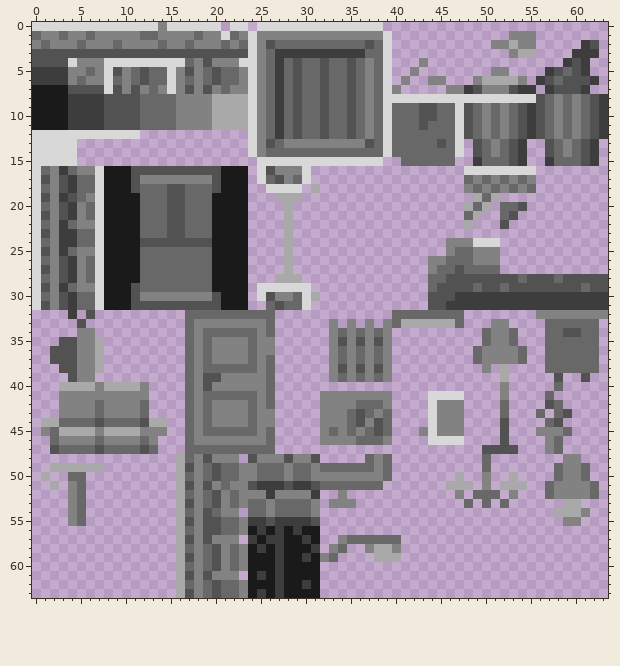
Two versions of one pixel-art file, resource/graphics/city_tileset.aseprite. That is the earlier state.
64x64 pixels, 1 frame.
After:
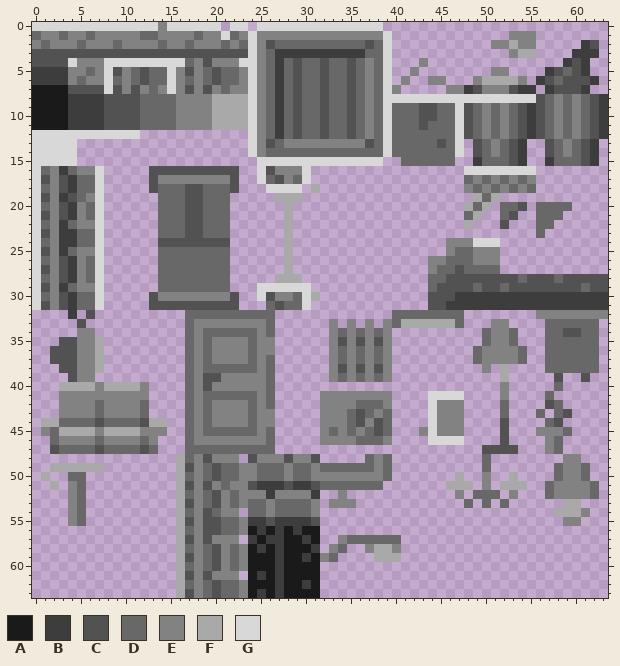
Palette (. is transparent): A #1a1a1a  B #3d3d3d  C #525252  D #686868  E #828282  F #a9a9a9  G #d8d8d8
Message: Fix map draw order But actually, no
What changed:
@@ x 0..63 @@
 15 GGGGG....................GGGGGGGGGGGGGG..DDDDDD..BDDDCB..BDDDCB.
-16 GDEBDEEGAAACCCCCCCCCCAAA.GCEEEG.................GGGGGGGG........
-17 GCECBDDGAAACEEEEEEEECAAA.GDCEDG.................DEDEDEDE........
-18 GDECBDDGAAACDDDCCDDDCAAA..GGGG.F................EDEDEDED........
-19 GCEBCDEGAAAADDDCCDDDAAAA...FFF...................FDF............
-20 GDECBEDGAAAADDDCCDDDAAAA....F...................FDF.DDC.........
-21 GCECBEDGAAAADDDCCDDDAAAA....F...................DF..DC..........
-22 GDEBDEEGAAAADDDCCDDDAAAA....F...................F...C...........
-23 GCEBBDDGAAAADDDCCDDDAAAA....F...................................
-24 GDEBBDDGAAAACCCCCCCCAAAA....F.................EEEGGG............
-25 GCEBDEEGAAAADDDDDDDDAAAA....F.................EDDEEE............
-26 GDECBEDGAAAADDDDDDDDAAAA....F...............EEDDDEEE............
-27 GCECBEDGAAAADDDDDDDDAAAA....F...............EDDCDDDD............
-28 GDECBEDGAAAADDDDDDDDAAAA...FFF..............DDCCCCCCCCDCCCDCCCCC
-29 GCEBDEEGAAACDDDDDDDDAAAA.GGGGGG.............DCCCCDCCDCCCCCCCCDCC
-30 GDECBDDGAAACEEEEEEEECAAA.GCEEDGF............CCCBBBBBBBBBBBBBBBBB
-31 GCECBDDGAAACCCCCCCCCCAAA..DCDDG.............CCBBBBBBBBBBBBBBBBBB
+16 GDEBDEEG.....CCCCCCCCCC..GCEEEG.................GGGGGGGG........
+17 GCECBDDG.....CEEEEEEEEC..GDCEDG.................DEDEDEDE........
+18 GDECBDDG.....CDDDCCDDDC...GGGG.F................EDEDEDED........
+19 GCEBCDEG......DDDCCDDD.....FFF...................FDF............
+20 GDECBEDG......DDDCCDDD......F...................FDF.DDC.DDDD....
+21 GCECBEDG......DDDCCDDD......F...................DF..DC..DDD.....
+22 GDEBDEEG......DDDCCDDD......F...................F...C...DD......
+23 GCEBBDDG......DDDCCDDD......F...........................D.......
+24 GDEBBDDG......CCCCCCCC......F.................EEEGGG............
+25 GCEBDEEG......DDDDDDDD......F.................EDDEEE............
+26 GDECBEDG......DDDDDDDD......F...............EEDDDEEE............
+27 GCECBEDG......DDDDDDDD......F...............EDDCDDDD............
+28 GDECBEDG......DDDDDDDD.....FFF..............DDCCCCCCCCDCCCDCCCCC
+29 GCEBDEEG......DDDDDDDD...GGGGGG.............DCCCCDCCDCCCCCCCCDCC
+30 GDECBDDG.....CEEEEEEEEC..GCEEDGF............CCCBBBBBBBBBBBBBBBBB
+31 GCECBDDG.....CCCCCCCCCC...DCDDG.............CCBBBBBBBBBBBBBBBBBB
 32 ....B.C..........DDDDDDDDDD.............DDDDDDDD........EEEEEEEE
Changed places in both pictures, as pixel boxes (x1, y1, x2, y2):
changed: (104, 166, 248, 310)
added: (536, 202, 572, 238)
